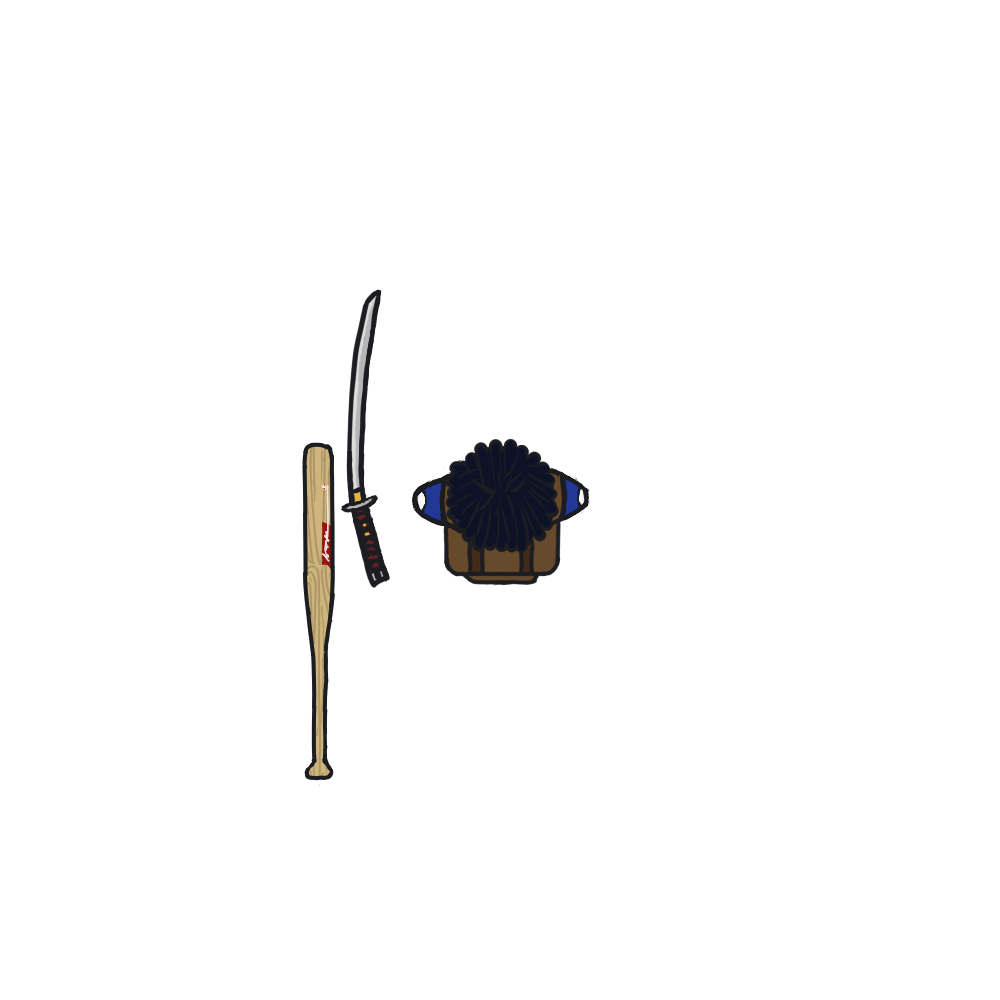
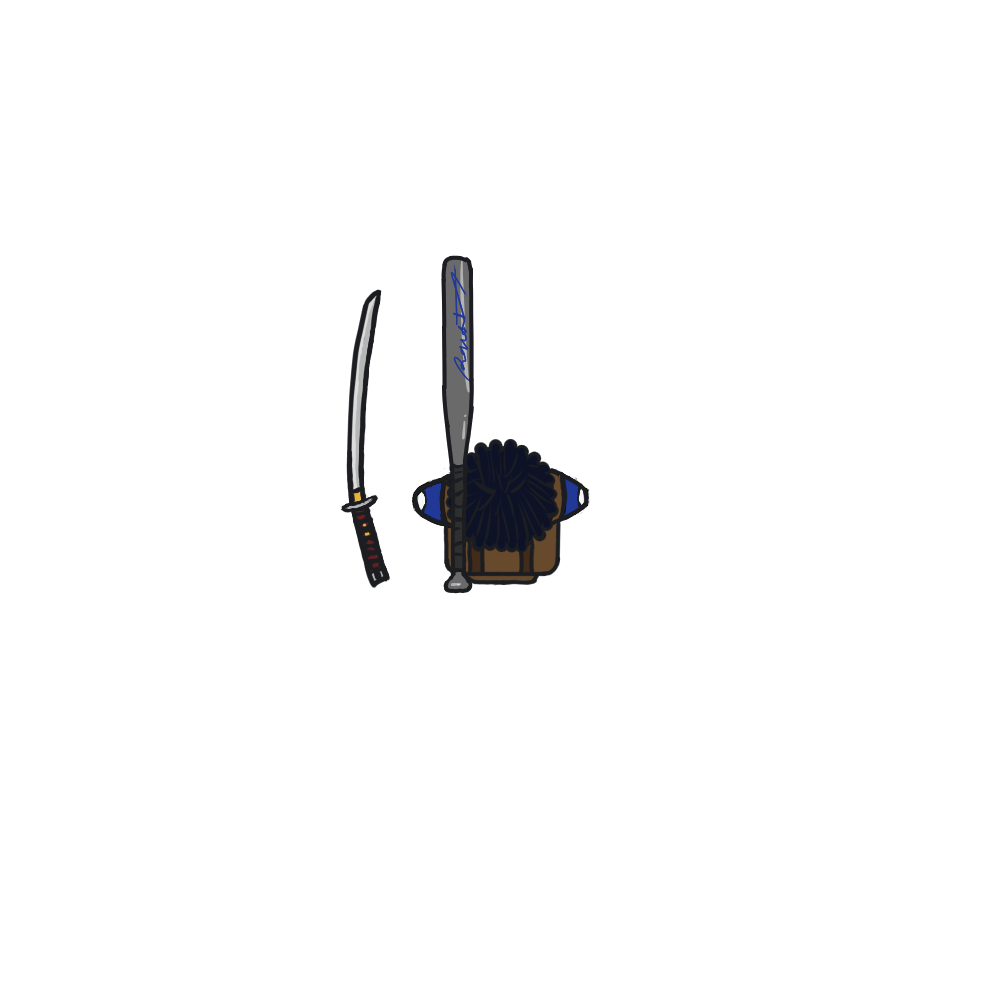
Before/after of a (1000, 1000) layered artwork. What changed in the layer stack:
pixels changed over [302, 254, 474, 786] (layer not identified)
